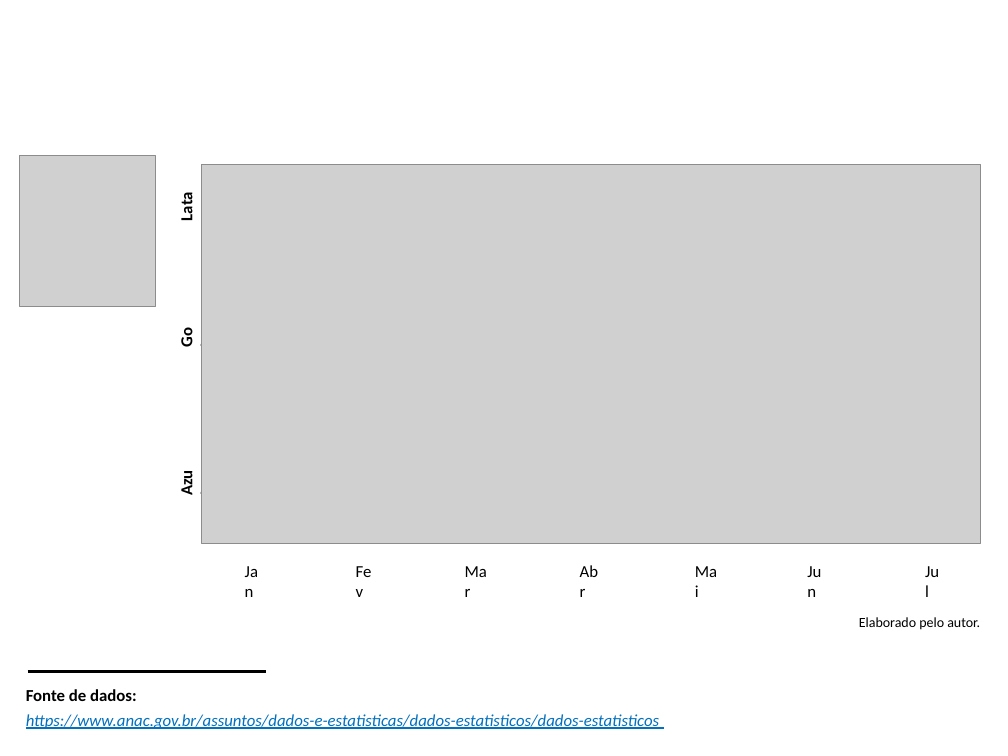
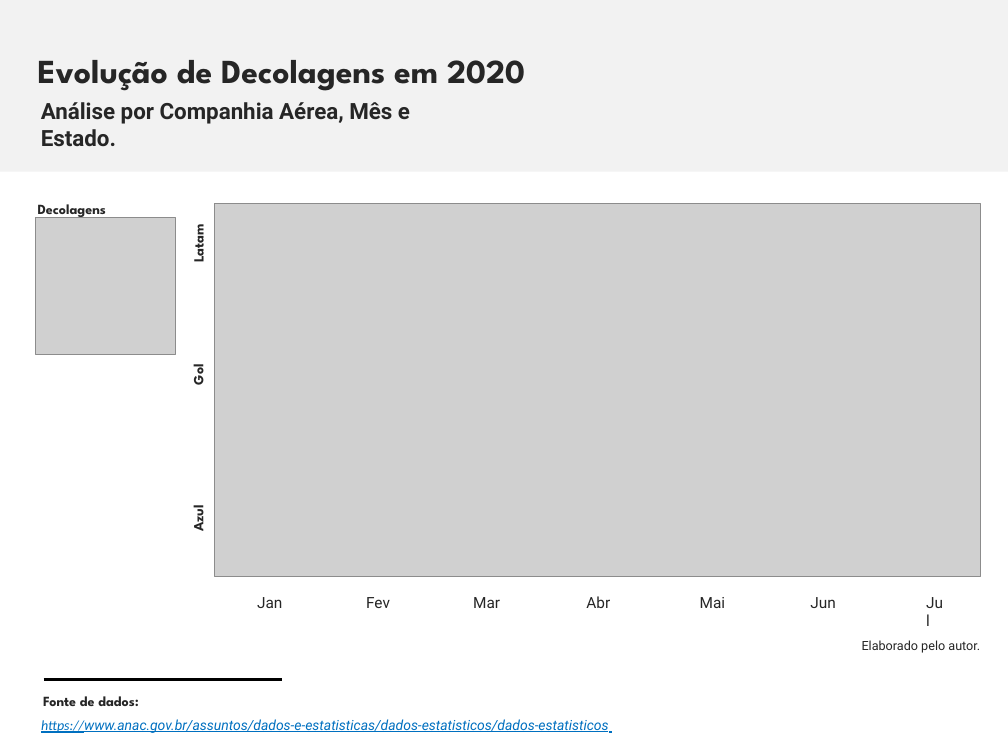
Before and after one commit to ricardobreis/Exploratory-Data-Analysis-Flights, a slide deck: slide 1 of presentation/Analise-decolagem-companhia-mes-uf.pptx. Drawn at 1008x756 pixels with LibreOffice and Linux fonts; fonts in the diff are those of the drawing; grey boxes stand for pictures. Boxes give left, top, right and bottom in pixels: in the first picture for what was removed or moved away, otherwise in the second. Text is boxed around its words. In the diff, an @@ line names an element or a change of style, - is before the commit and + after.

```diff
--- a/presentation/Analise-decolagem-companhia-mes-uf.pptx
+++ b/presentation/Analise-decolagem-companhia-mes-uf.pptx
@@ rectangle added at (0, 0, 1008, 171), fill #F2F2F2 @@
@@ text added at (38, 60, 525, 91), 24 pt, text #262626, bold @@
+Evolução de Decolagens em 2020
@@ text added at (41, 102, 410, 146), 16 pt, text #262626, bold @@
+Análise por Companhia Aérea, Mês e Estado.
@@ picture removed at (20, 156, 156, 307) @@
@@ text added at (38, 204, 106, 219), 10 pt, text #262626, bold @@
+Decolagens
@@ size 12 to 10 pt, font Calibri to League Spartan, text colour #000000 to #262626 in 4 elements at (43, 696, 139, 706), (187, 507, 208, 531), (187, 366, 208, 385), (187, 227, 208, 262) @@
@@ text "Latam": place and size @@
-text "Latam" at (171, 170, 200, 231)
+text "Latam" at (187, 227, 208, 262)
@@ picture: place and size @@
-picture at (202, 165, 981, 544)
+picture at (215, 204, 981, 577)
@@ picture: place and size @@
-picture at (208, 165, 960, 543)
+picture at (221, 204, 961, 576)
@@ picture added at (35, 218, 175, 354) @@
@@ text "Gol": place and size @@
-text "Gol" at (171, 314, 200, 357)
+text "Gol" at (187, 366, 208, 385)
@@ text "Azul": place and size @@
-text "Azul" at (171, 458, 200, 506)
+text "Azul" at (187, 507, 208, 531)
@@ size 12 to 11 pt, font Calibri to Roboto, text colour #000000 to #262626 in 7 elements at (700, 597, 726, 608), (586, 596, 610, 608), (916, 588, 957, 617), (473, 597, 500, 608), (810, 597, 835, 608), (366, 597, 390, 608), (257, 597, 282, 608) @@
@@ text "Jan": place and size @@
-text "Jan" at (235, 555, 275, 585)
+text "Jan" at (257, 597, 282, 608)
@@ text "Fev": place and size @@
-text "Fev" at (346, 555, 387, 585)
+text "Fev" at (366, 597, 390, 608)
@@ text "Mar": place and size @@
-text "Mar" at (455, 555, 500, 585)
+text "Mar" at (473, 597, 500, 608)
@@ text "Abr": place and size @@
-text "Abr" at (570, 555, 612, 585)
+text "Abr" at (586, 596, 610, 608)
@@ text "Mai": place and size @@
-text "Mai" at (684, 555, 729, 585)
+text "Mai" at (700, 597, 726, 608)
@@ text "Jun": place and size @@
-text "Jun" at (797, 555, 839, 585)
+text "Jun" at (810, 597, 835, 608)
@@ text "Jul": place and size @@
-text "Jul" at (915, 555, 952, 585)
+text "Jul" at (916, 588, 957, 617)
@@ text "Elaborado pelo autor.": place and size @@
-text "Elaborado pelo autor." at (859, 617, 980, 630)
+text "Elaborado pelo autor." at (862, 640, 980, 653)
@@ text "Elaborado pelo autor." at (862, 640, 980, 653): size 10 to 9 pt, font Calibri to Roboto, text colour #000000 to #262626 @@
@@ text "Fonte de dados:": place and size @@
-text "Fonte de dados:" at (26, 689, 137, 701)
+text "Fonte de dados:" at (43, 696, 139, 706)
@@ line moved from (28, 671) - (266, 671) to (43, 679) - (282, 679) @@
@@ text "https://www.anac.gov.br/assuntos/dados-e-estatisticas/dados- ...": place and size @@
-text "https://www.anac.gov.br/assuntos/dados-e-estatisticas/dados- ..." at (26, 714, 659, 729)
+text "https://www.anac.gov.br/assuntos/dados-e-estatisticas/dados- ..." at (41, 719, 609, 733)
@@ text "https://www.anac.gov.br/assuntos/dados-e-estatisticas/dados- ..." at (41, 719, 609, 733): size 12 to 10 pt, font Calibri to Roboto @@
```
Also in this commit, not shown: 2 other files.
